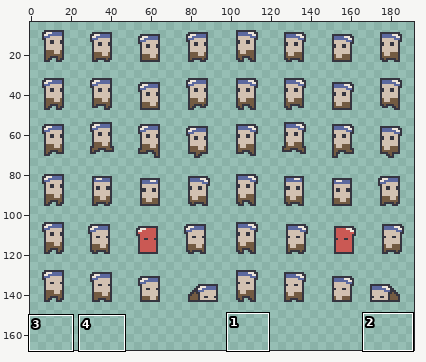
Two versions of one sprite sheet, assets/characters/bandit_.png. Above, an overview of the earlier version with the close-up marked.
Close-up. The starting point:
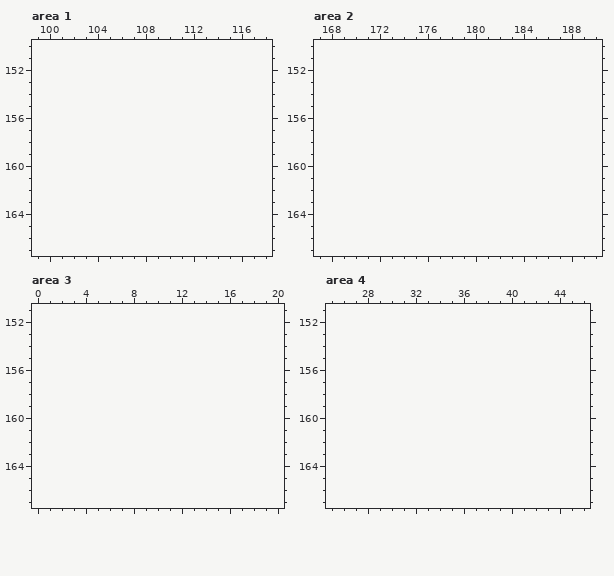
The file is 192x144 pixels. Shown: area 1: x 99..118, y 150..167; area 2: x 167..190, y 150..167; area 3: x 0..20, y 151..167; area 4: x 25..46, y 151..167. The old version is drawn lined up with the new one, on the new canvas. The wide view leaves out empty margins. The commit also changed other parts of the picture, which this record leaves out.
Palette (. is transparent): 
Now the later version:
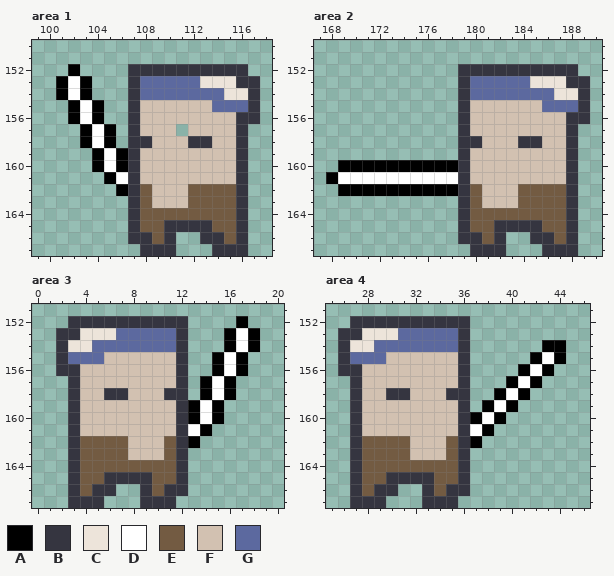
Colours new in this view: A #000000  B #353540  C #ede4da  D #ffffff  E #735b42  F #d2c1b1  G #5c699f
Diff:
canvas 192x144 -> 192x168
Changed rows in their new state; - is an unchanged pixel.
Area 1:
first column x 101:
152 -A----BBBBBBBBBB-
153 ADA---BGGGGGCCCBB
154 ADA---BGGGGGGGCCB
155 -ADA--BFFFFFFGGGB
156 -ADA--BFFFFFFFFBB
157 --ADA-BFFF-FFFFB-
158 --ADA-BBFFFBBFFB-
159 ---ADABFFFFFFFFB-
160 ---ADABFFFFFFFFB-
161 ----ADBFFFFFFFFB-
162 -----ABEFFFEEEEB-
163 ------BEFFFEEEEB-
164 ------BEEEEEEEEB-
165 ------BEEBBBBEEB-
166 ------BBEB--BBEB-
167 -------BBB---BBB-
Area 2:
first column x 168:
152 -----------BBBBBBBBBB-
153 -----------BGGGGGCCCBB
154 -----------BGGGGGGGCCB
155 -----------BFFFFFFGGGB
156 -----------BFFFFFFFFBB
157 -----------BFFFFFFFFB-
158 -----------BBFFFBBFFB-
159 -----------BFFFFFFFFB-
160 -AAAAAAAAAABFFFFFFFFB-
161 ADDDDDDDDDDBFFFFFFFFB-
162 -AAAAAAAAAABEFFFEEEEB-
163 -----------BEFFFEEEEB-
164 -----------BEEEEEEEEB-
165 -----------BEEBBBBEEB-
166 -----------BBEB--BBEB-
167 ------------BBB---BBB-
Area 3:
first column x 2:
152 -BBBBBBBBBB----A-
153 BBCCCGGGGGB---ADA
154 BCCGGGGGGGB---ADA
155 BGGGFFFFFFB--ADA-
156 BBFFFFFFFFB--ADA-
157 -BFFFFFFFFB-ADA--
158 -BFFBBFFFBB-ADA--
159 -BFFFFFFFFBADA---
160 -BFFFFFFFFBADA---
161 -BFFFFFFFFBDA----
162 -BEEEEFFFEBA-----
163 -BEEEEFFFEB------
164 -BEEEEEEEEB------
165 -BEEBBBBEEB------
166 -BEBB--BEBB------
167 -BBB---BBB-------
Area 4:
first column x 26:
152 -BBBBBBBBBB--------
153 BBCCCGGGGGB--------
154 BCCGGGGGGGB------AA
155 BGGGFFFFFFB-----ADA
156 BBFFFFFFFFB----ADA-
157 -BFFFFFFFFB---ADA--
158 -BFFBBFFFBB--ADA---
159 -BFFFFFFFFB-ADA----
160 -BFFFFFFFFBADA-----
161 -BFFFFFFFFBDA------
162 -BEEEEFFFEBA-------
163 -BEEEEFFFEB--------
164 -BEEEEEEEEB--------
165 -BEEBBBBEEB--------
166 -BEBB--BEBB--------
167 -BBB---BBB---------
